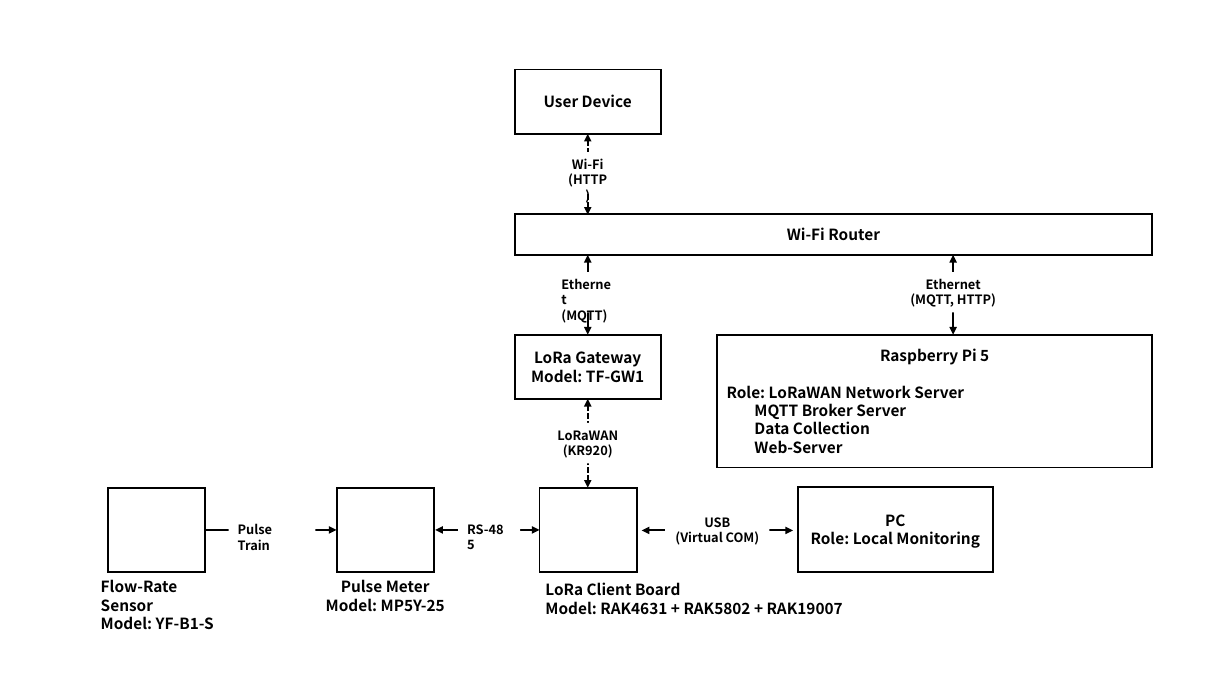
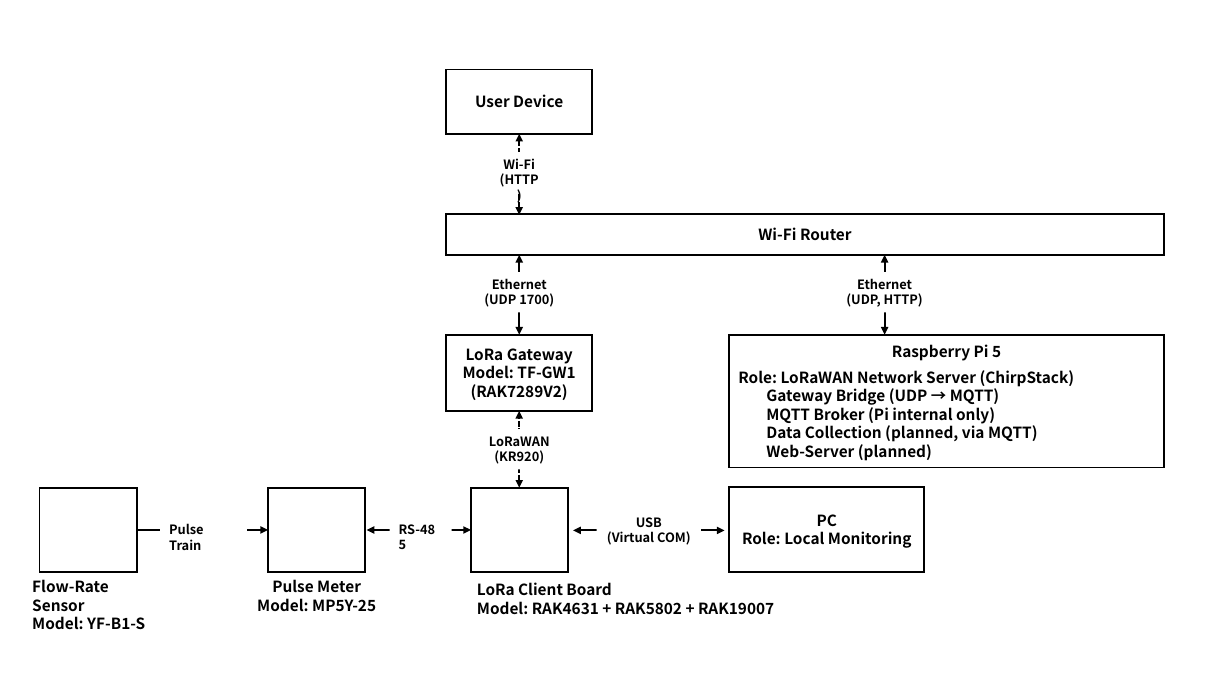
Before and after one commit to jinbeomjeong/water_leakage, a slide deck: slide 1 of docs/system_info/system_diagram.pptx. Drawn at 1232x693 pixels with LibreOffice and Linux fonts; fonts in the diff are those of the drawing. Boxes give left, top, right and bottom in pixels: in the first picture for what was removed or moved away, otherwise in the second. Text is boxed around its words. In the diff, an @@ line names an element or a change of style, - is before the commit and + after.

```diff
--- a/docs/system_info/system_diagram.pptx
+++ b/docs/system_info/system_diagram.pptx
@@ rectangle "Wi-Fi Router": place and size @@
-rectangle "Wi-Fi Router" at box(515, 214, 1153, 255)
+rectangle "Wi-Fi Router" at box(446, 214, 1165, 255)
@@ text "Ethernet": place and size @@
-text "Ethernet" at box(561, 309, 607, 324)
+text "Ethernet" at box(484, 278, 554, 307)
@@ text at box(484, 293, 554, 307): text changed @@
-(MQTT)
+(UDP 1700)
@@ text at box(492, 278, 547, 289): alignment left to centre @@
@@ 8 texts, 5 rectangles, 5 double arrows, 1 arrow: place and size @@
-8 texts, 5 rectangles, 5 double arrows, 1 arrow at box(101, 69, 996, 629)
+8 texts, 5 rectangles, 5 double arrows, 1 arrow at box(32, 69, 924, 629)
@@ text at box(846, 293, 923, 307): text changed @@
-(MQTT, HTTP)
+(UDP, HTTP)
@@ rectangle "LoRa Gateway": place and size @@
-rectangle "LoRa Gateway" at box(515, 335, 661, 399)
+rectangle "LoRa Gateway" at box(446, 335, 592, 411)
@@ rectangle "Raspberry Pi 5": place and size @@
-rectangle "Raspberry Pi 5" at box(717, 335, 1152, 468)
+rectangle "Raspberry Pi 5" at box(729, 335, 1164, 468)
@@ text in rectangle at box(471, 384, 568, 400): paragraph added @@
+(RAK7289V2)
@@ text in rectangle at box(738, 370, 1075, 461): text changed @@
-Role: LoRaWAN Network Server
-MQTT Broker Server
-Data Collection
-Web-Server
+Role: LoRaWAN Network Server (ChirpStack)
+Gateway Bridge (UDP → MQTT)
+MQTT Broker (Pi internal only)
+Data Collection (planned, via MQTT)
+Web-Server (planned)
@@ double arrow moved from (588, 488) - (588, 399) to (519, 488) - (519, 411) @@
@@ text "LoRaWAN": place and size @@
-text "LoRaWAN" at box(557, 430, 618, 458)
+text "LoRaWAN" at box(489, 436, 550, 464)
```
Also in this commit, not shown: 2 other files.
